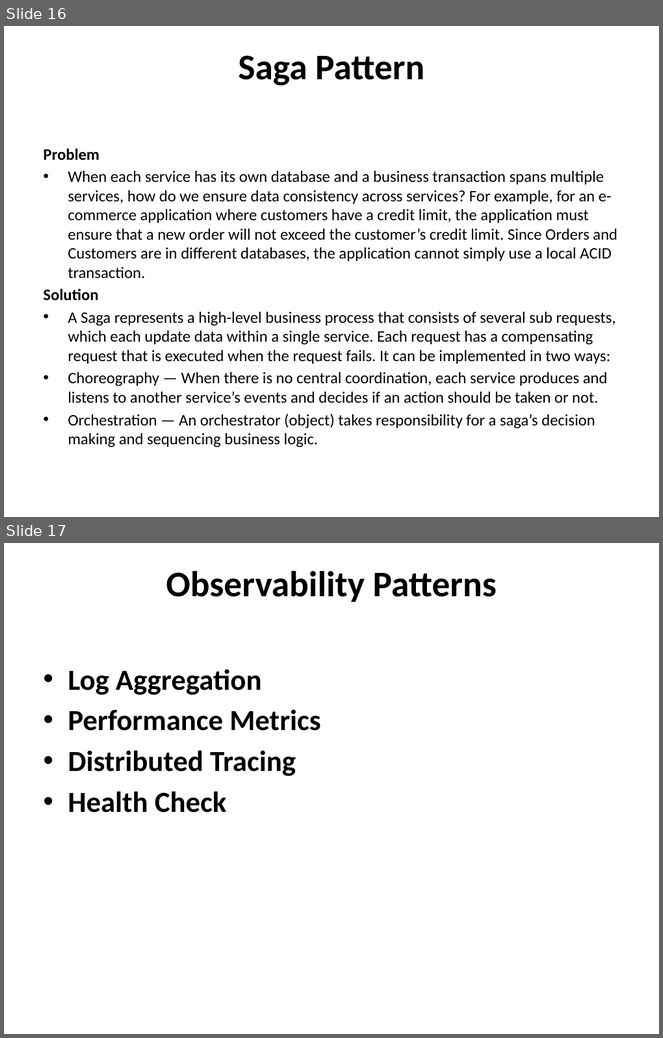
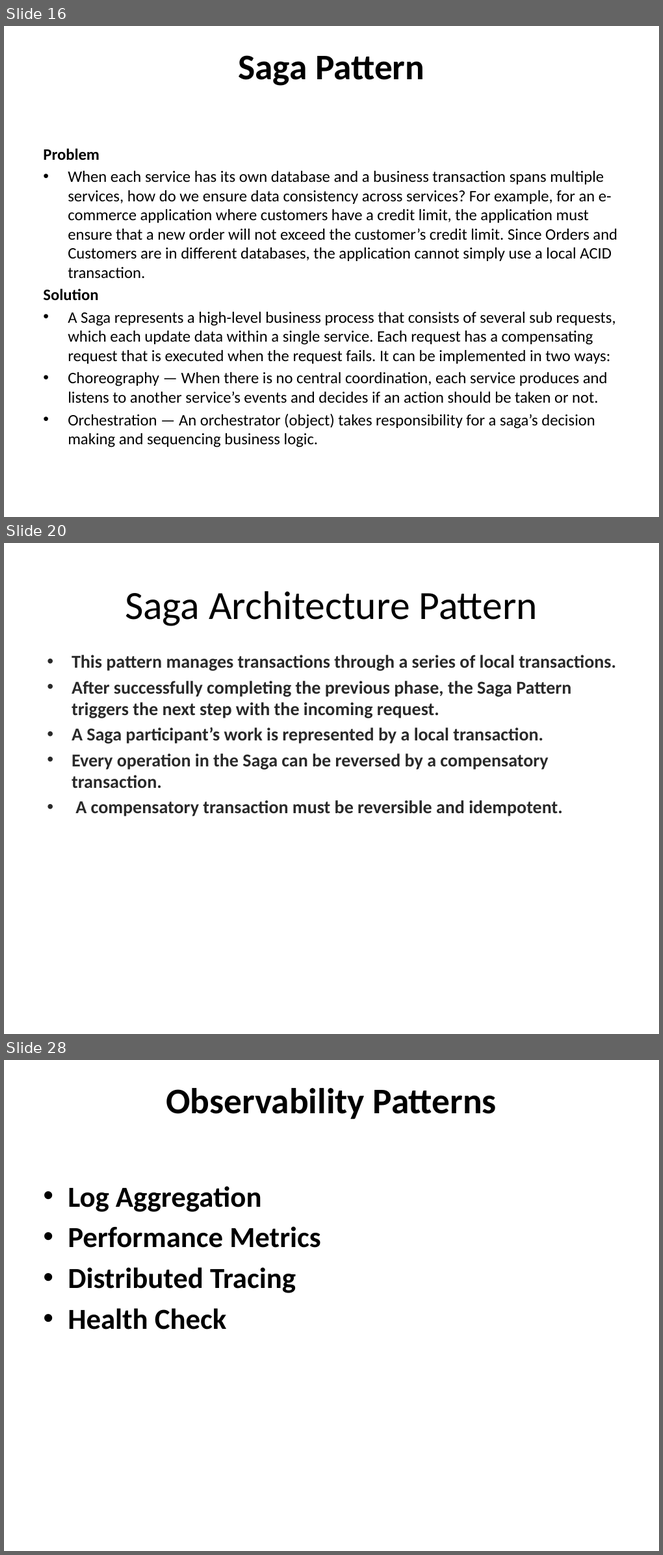
Before and after one commit to prakharxagrawal/citimicroservices, a slide deck: Micro services Design Pattern.pptx. Shown one above the other, each under a label of ours: slides 16 and 17 before the commit, slides 16, 20 and 28 after it; the slides between them are not shown. The pictures are 663x1038 and 663x1555 pixels, drawn with LibreOffice and Linux fonts; fonts in the diff are those of the drawing. Boxes give left, top, right and bottom in pixels: in the first picture for what was removed or moved away, otherwise in the second. Text is boxed around its words. In the diff, an @@ line names an element or a change of style, - is before the commit and + after.

Commit message:
Update Saga Pattern example and Docker

```diff
--- a/Micro services Design Pattern.pptx
+++ b/Micro services Design Pattern.pptx
@@ slide 20 added at bbox=[4, 543, 659, 1034], background #FFFFFF @@
@@ title added at bbox=[125, 591, 538, 626], 44 pt, text #000000 @@
+Saga Architecture Pattern
@@ text added at bbox=[72, 655, 616, 817], 20 pt, text #292929, bold @@
+• This pattern manages transactions through a series of local transactions.
+• After successfully completing the previous phase, the Saga Pattern triggers the next step with the incoming request.
+• A Saga participant’s work is represented by a local transaction.
+• Every operation in the Saga can be reversed by a compensatory transaction.
+• A compensatory transaction must be reversible and idempotent.
@@ what was slide 17 is now slide 28 @@
```
Also in this commit, not shown: 10 other slides added, 14 other files.
